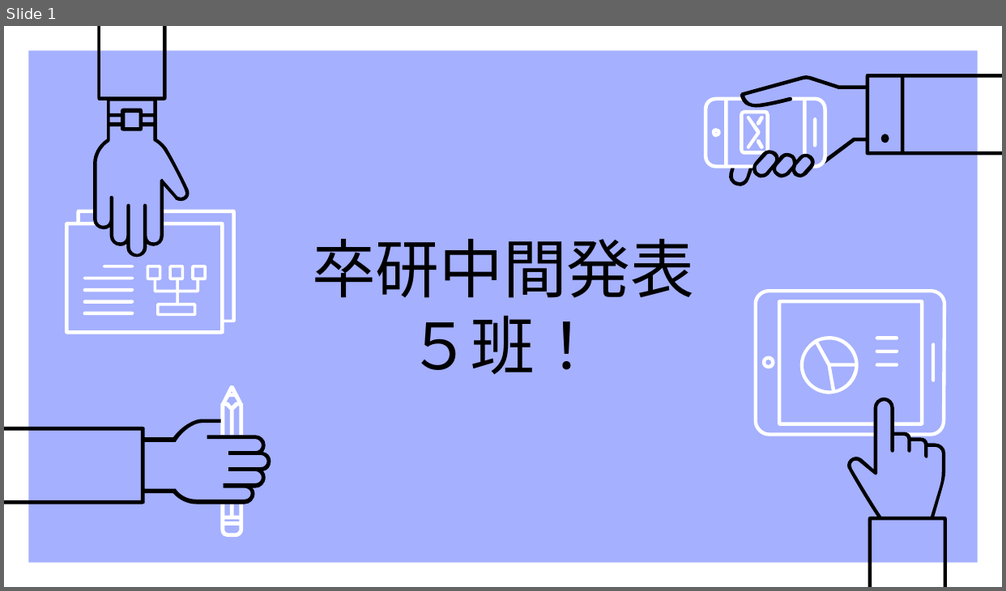
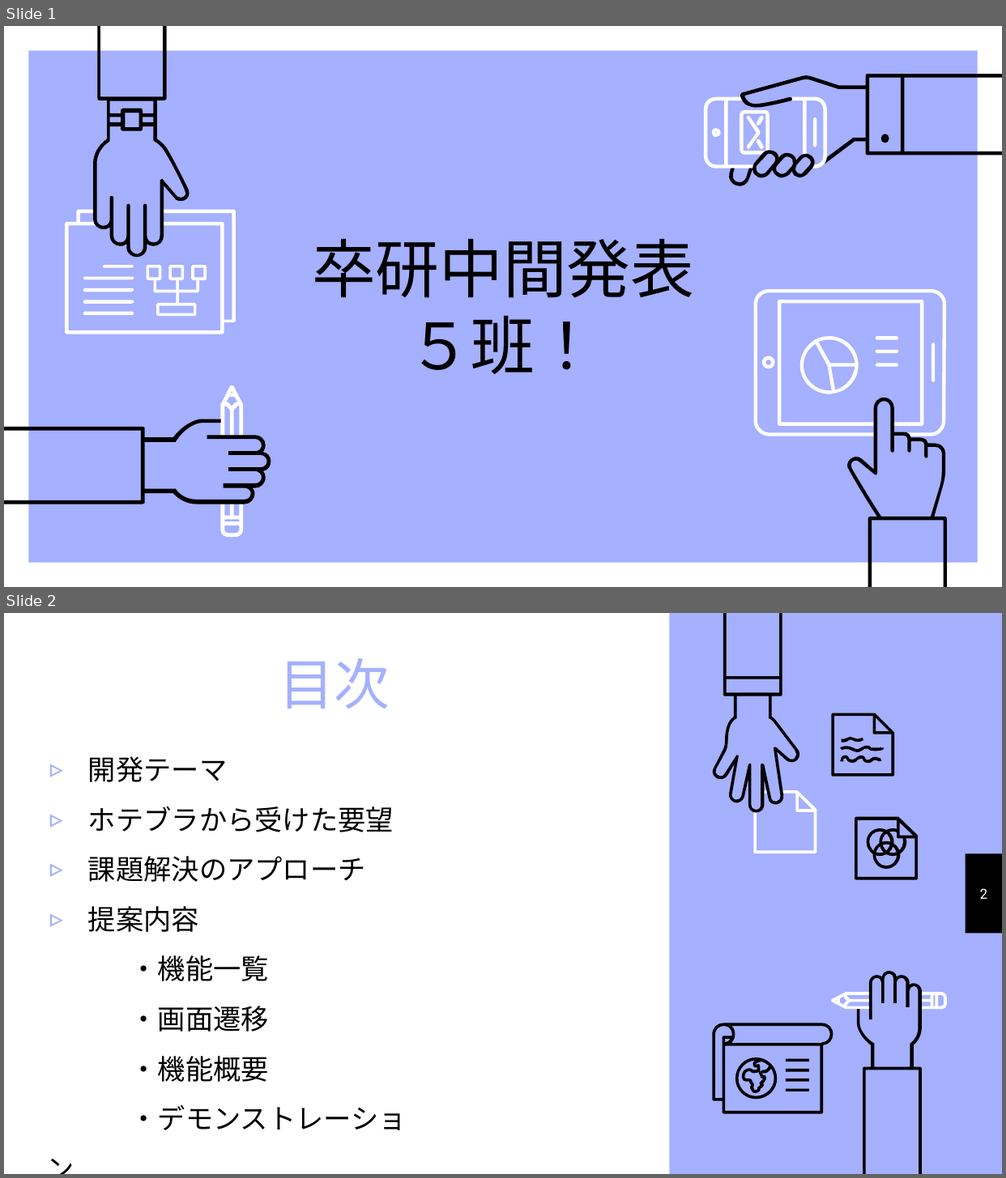
Before and after one commit to yusuke29/GR, a slide deck: 中間発表パワポ.pptx. Shown one above the other, each under a label of ours: slide 1 before the commit, slides 1 and 2 after it. The pictures are 1006x591 and 1006x1178 pixels, drawn with LibreOffice and Linux fonts; fonts in the diff are those of the drawing. Boxes give left, top, right and bottom in pixels: in the first picture for what was removed or moved away, otherwise in the second. Text is boxed around its words. In the diff, an @@ line names an element or a change of style, - is before the commit and + after.

```diff
--- a/中間発表パワポ.pptx
+++ b/中間発表パワポ.pptx
@@ slide 2 added at [4, 613, 1002, 1174], background #A5B0FE @@
@@ rectangle added at [4, 613, 670, 1174], fill #FFFFFF @@
@@ group added at [713, 613, 917, 879]: 13 freeform shapes @@
@@ title added at [279, 658, 390, 709], 40 pt, text #A5B0FE @@
+目次
@@ text added at [88, 756, 406, 1131], 20 pt, text #000000 @@
+▹ 開発テーマ
+▹ ホテブラから受けた要望
+▹ 課題解決のアプローチ
+▹ 提案内容
+・機能一覧
+・画面遷移
+・機能概要
+・デモンストレーション
@@ rectangle added at [965, 854, 1002, 935], fill #000000 @@
@@ page number added at [980, 888, 988, 899], 10 pt, text #FFFFFF @@
+2
@@ group added at [713, 971, 947, 1174]: 5 freeform shapes, 4 rectangles @@
```
Also in this commit, not shown: 10 slides changed, 10 other slides added, 2 slides removed.
